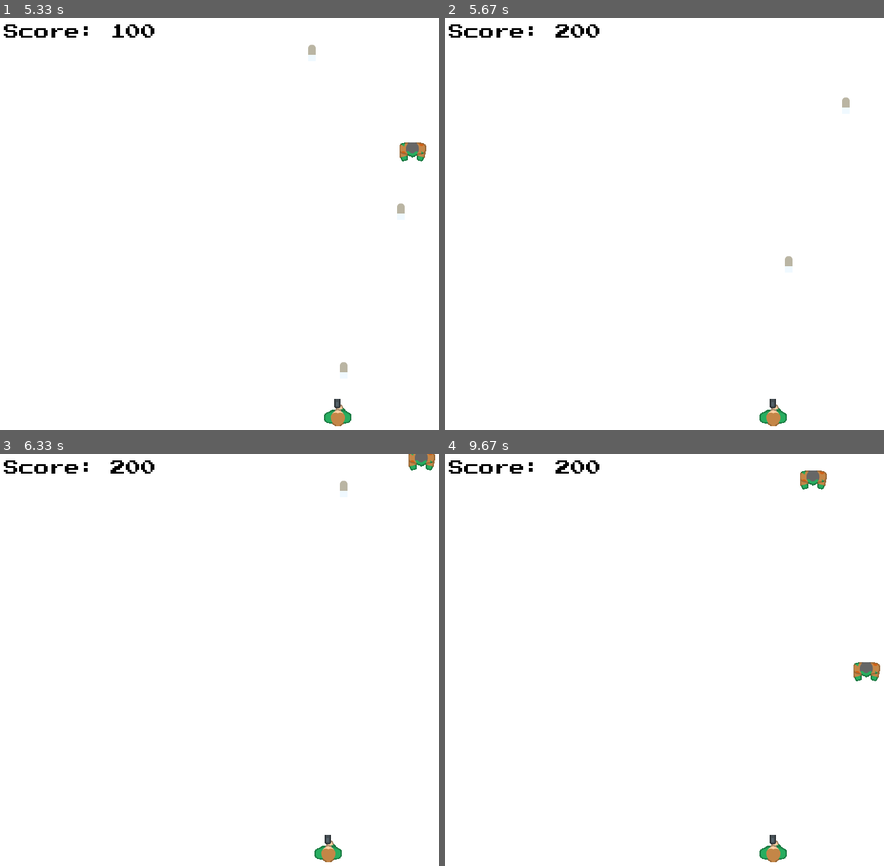
Above: before the commit, frames 1-4 (two rows, left to right).
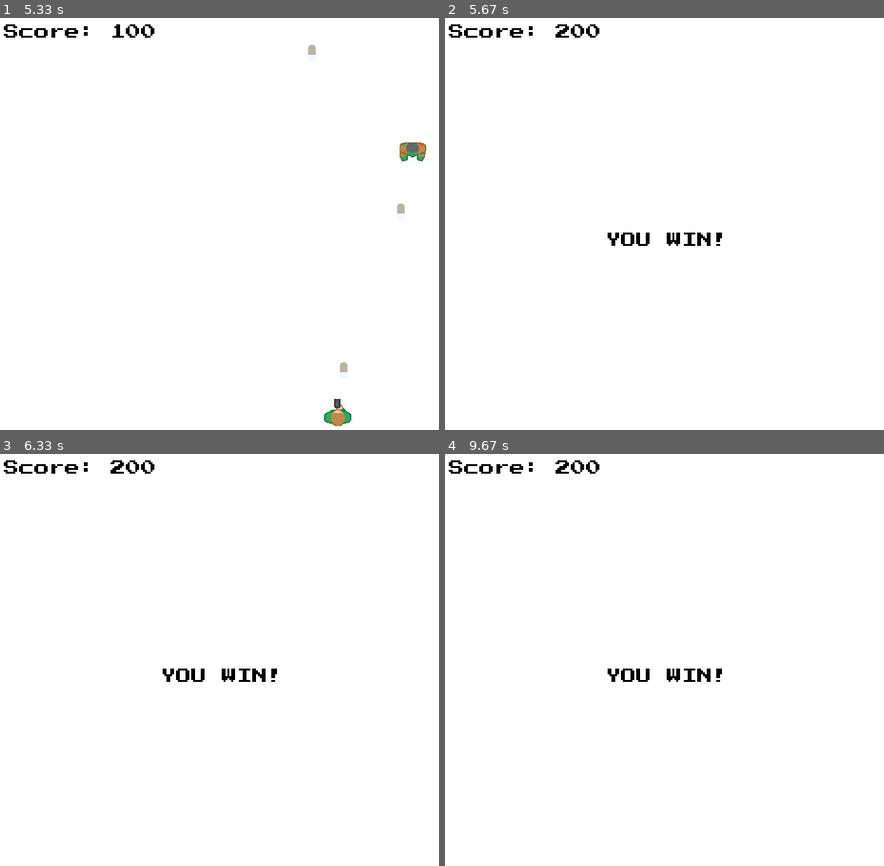
Above: after the commit, the same moments.

Repository: CodingDino/FifeCollege-pygame-shooter
Game: pygame game, started from Shooter.py
The game is run twice, just before and just after one commit, with the same random seed, the same clock (stepped at 60 frames per second) and the same inputs.
Inputs:
- Up to frame 1 (5.33 s): hold Right 0.33-0.8 s; hold Right 0.83-1.3 s; hold Left 1.33-1.87 s; hold Left 1.9-2.3 s; hold Right 2.33-2.97 s; tap Space at 3, 3.4, 3.7, 3.9, 4.2, 4.4, 4.7, 4.9, 5.2 s; hold Left 3.33-3.8 s; hold Right 3.83-4.3 s; hold Right 4.33-4.8 s; hold Left from 4.83 s (still down)
- Up to frame 2 (5.67 s): release Left at 5.37 s
- Up to frame 3 (6.33 s): no input
- Up to frame 4 (9.67 s): no input

Frame 1 is identical in both runs. In frame 2, 0.7% of the frame differs, in the area x 37-93%, y 19-100%; in frame 3, 0.9%; in frame 4, 1.1%, in the area x 37-100%, y 4-100%.

Commit message:
Add win and loss states

Diff:
--- a/Shooter.py
+++ b/Shooter.py
@@ -78,7 +78,9 @@
 score = 0
 scorePerEnemy = 100
 
-
+# Set up win condition
+scoreToWin = 200
+winGame = False
 # --------------------------------------
 
 
@@ -157,6 +159,11 @@
 
                 # Add to the score
                 score += scorePerEnemy
+
+                # Check if we won
+                if score >= scoreToWin :
+                    winGame = True
+                # END if for checking win state
             # END if for collision
 
         # END for loop for enemy/bullet collision
@@ -206,23 +213,37 @@
 
     # Draw Everything
 
-    # Only draw the player if they are alive!
-    if (playerAlive) :
+    # Draw items based on the game state
+    if winGame : #Player has won!
+
+        #Draw win message
+        textRect = UIFont.get_rect("YOU WIN!")
+        UIFont.render_to(screen, (WINDOWWIDTH/2 - textRect.width/2, WINDOWHEIGHT/2 - textRect.height/2), "YOU WIN!", BLACK)
+
+    elif not playerAlive : #Player is dead
+
+        #Draw game over message
+        textRect = UIFont.get_rect("GAME OVER!")
+        UIFont.render_to(screen, (WINDOWWIDTH/2 - textRect.width/2, WINDOWHEIGHT/2 - textRect.height/2), "GAME OVER!", BLACK)
+
+    else : #Player is alive and has not yet won:
+        # Draw player
         screen.blit(playerImage,playerPos)
-    # END if for player drawing
-
-    # Draw all of the enemies
-    for enemyPos in enemyPosList:
-        screen.blit(enemyImage,enemyPos)
-    # END for loop for enemy drawing
-
-    # Draw all of the bullets
-    for bulletPos in bulletPosList:
-        screen.blit(bulletImage,bulletPos)
-    # END for loop for enemy drawing
+
+        # Draw all of the enemies
+        for enemyPos in enemyPosList:
+            screen.blit(enemyImage,enemyPos)
+        # END for loop for enemy drawing
+
+        # Draw all of the bullets
+        for bulletPos in bulletPosList:
+            screen.blit(bulletImage,bulletPos)
+        # END for loop for enemy drawing
+
+    # END if for checking game state
 
     # Draw the UI text
-    UIFont.render_to(screen, (10, 10), "Score: "+str(score), (0,0,0))
+    UIFont.render_to(screen, (10, 10), "Score: "+str(score), BLACK)
 
     # Flip the display to put it all onscreen
     pygame.display.flip()
